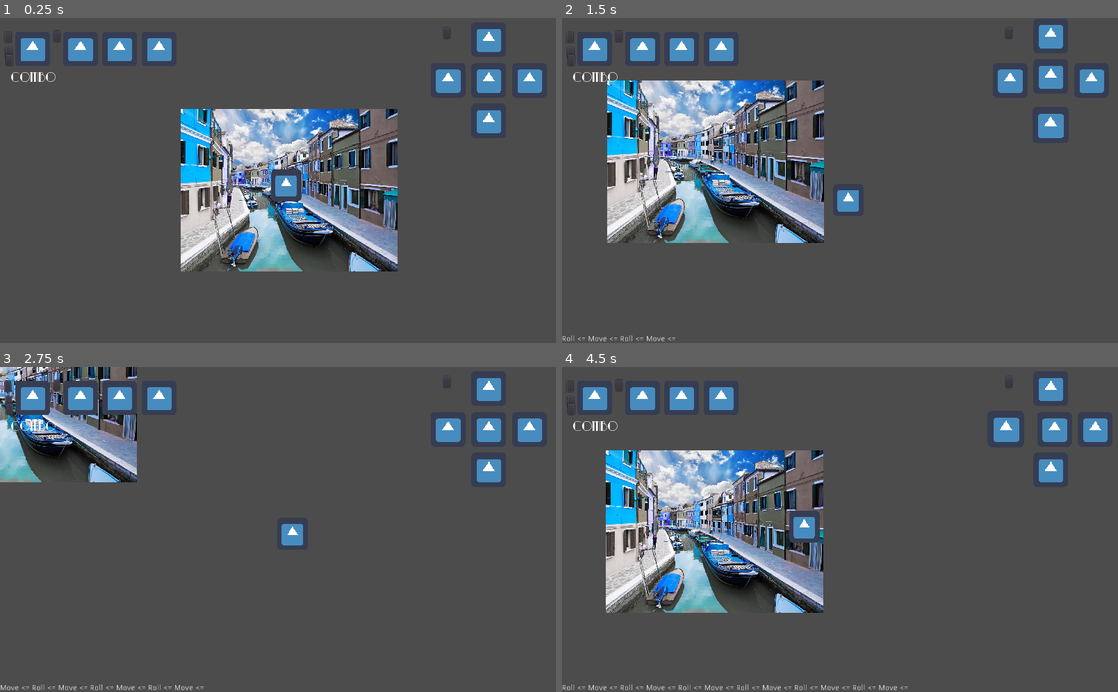
Above: before the commit, frames 1-4 (two rows, left to right).
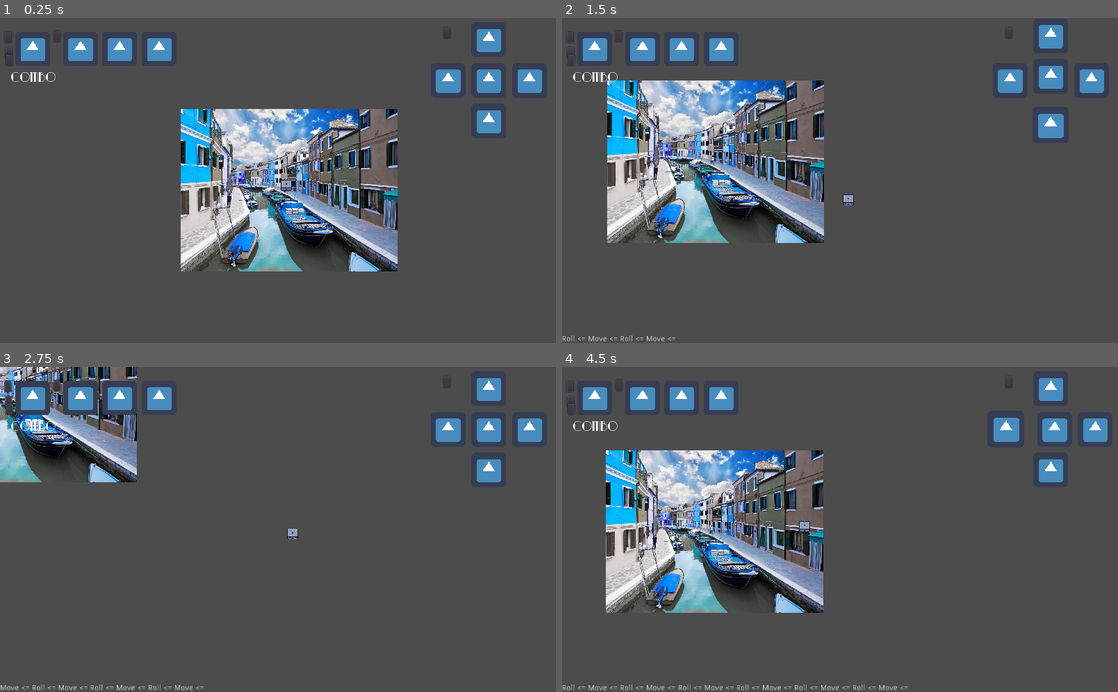
Above: after the commit, the same moments.

Repository: andrebariani/gmtk2022
Game: Godot game, scene res://src/Main.tscn
The game is run twice, just before and just after one commit, with the same random seed, the same clock (stepped at 60 frames per second) and the same inputs. The engine's default icon, where the game draws it, is replaced by a stand-in: a white triangle on a blue panel in a dark square.
Inputs (mouse positions are in pixels of both pictures, inside the frame that each line leads up to):
- Up to frame 1 (0.25 s): no input
- Up to frame 2 (1.5 s): move the mouse to (962, 164) at 0.52 s; hold D (move_right) 0.53-1.28 s; tap Space (roll) at 0.6, 1.35 s; move the mouse to (728, 196) at 1.27 s; hold S (move_down) from 1.28 s (still down)
- Up to frame 3 (2.75 s): move the mouse to (333, 458) at 2.02 s; release S (move_down) at 2.03 s; hold D (move_right) from 2.03 s (still down); tap Space (roll) at 2.1 s
- Up to frame 4 (4.5 s): move the mouse to (812, 594) at 2.77 s; release D (move_right) at 2.78 s; hold W (move_up) 2.78-3.53 s; tap Space (roll) at 2.85, 3.6, 4.35 s; move the mouse to (1006, 578) at 3.52 s; hold A (move_left) from 3.53 s (still down); move the mouse to (673, 480) at 4.27 s

The runs differ from the first frame. In frame 1, 0.5% of the frame differs, in the area x 48-55%, y 46-57%; in frame 2, 0.3%; in frame 3, 0.3%; in frame 4, 0.5%, in the area x 40-47%, y 44-55%.

Commit message:
Updated player placeholder

Diff:
--- a/src/entities/player/Player.tscn
+++ b/src/entities/player/Player.tscn
@@ -5,12 +5,12 @@
 [ext_resource path="res://src/entities/player/states/Move.gd" type="Script" id=3]
 [ext_resource path="res://src/entities/player/states/Idle.gd" type="Script" id=4]
 [ext_resource path="res://src/entities/player/states/Roll.gd" type="Script" id=5]
-[ext_resource path="res://icon.png" type="Texture" id=6]
+[ext_resource path="res://assets/dice/dice.png" type="Texture" id=6]
 [ext_resource path="res://src/entities/player/Inputs.gd" type="Script" id=7]
 [ext_resource path="res://src/entities/player/DieFace.gd" type="Script" id=8]
 
 [sub_resource type="RectangleShape2D" id=1]
-extents = Vector2( 58, 59 )
+extents = Vector2( 20, 15 )
 
 [node name="Player" type="KinematicBody2D"]
 script = ExtResource( 2 )
@@ -18,10 +18,10 @@
 ROLL_SPEED = 60000
 
 [node name="Sprite" type="Sprite" parent="."]
-scale = Vector2( -1.76057, 1.84375 )
 texture = ExtResource( 6 )
 
 [node name="Hurtbox" type="CollisionShape2D" parent="."]
+position = Vector2( 0, 5 )
 shape = SubResource( 1 )
 
 [node name="Inputs" type="Node" parent="."]
